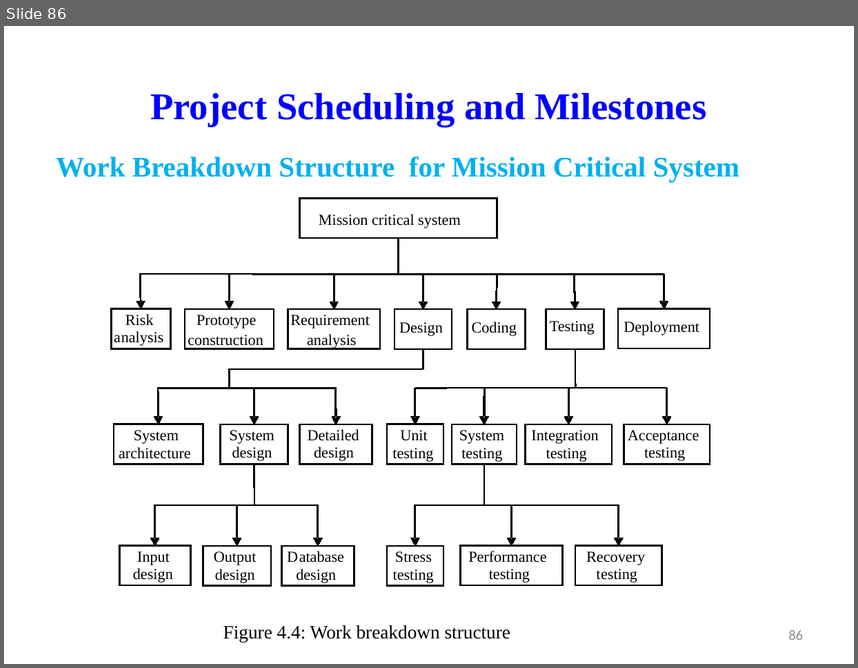
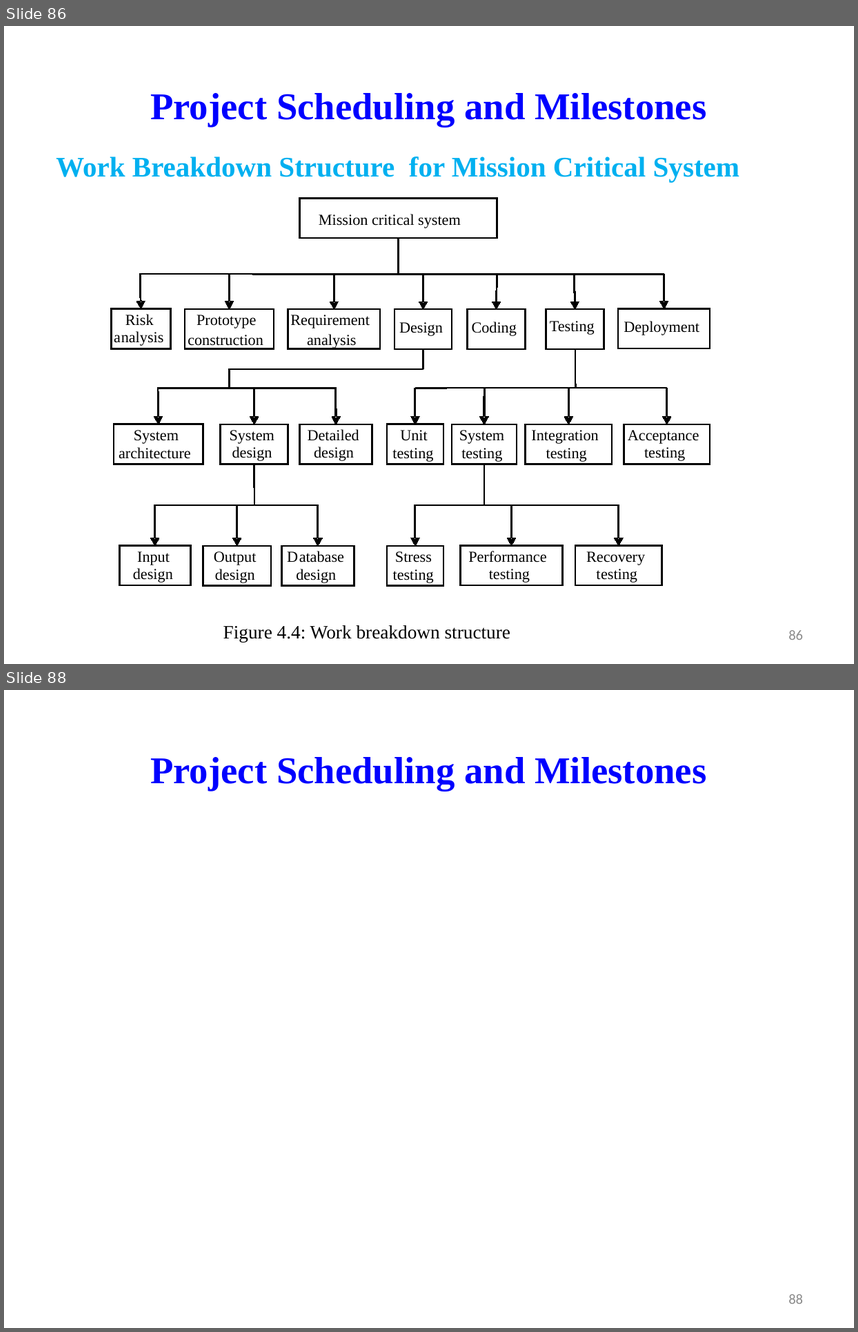
Before and after one commit to rohitbhure65/MTECH, a slide deck: MTECH NOTES AND PPT/Information System Design/L5- Project Planning and Estimation.pptx. Shown one above the other, each under a label of ours: slide 86 before the commit, slides 86 and 88 after it; the slides between them are not shown. The pictures are 858x668 and 858x1332 pixels, drawn with LibreOffice and Linux fonts; fonts in the diff are those of the drawing; grey boxes stand for pictures. Boxes give left, top, right and bottom in pixels: in the first picture for what was removed or moved away, otherwise in the second. Text is boxed around its words. In the diff, an @@ line names an element or a change of style, - is before the commit and + after.

```diff
--- a/MTECH NOTES AND PPT/Information System Design/L5- Project Planning and Estimation.pptx
+++ b/MTECH NOTES AND PPT/Information System Design/L5- Project Planning and Estimation.pptx
@@ slide 88 added at bbox=[4, 690, 854, 1328], background #FFFFFF @@
@@ title added at bbox=[150, 757, 706, 791], 32 pt, text #0000FF, bold @@
+Project Scheduling and Milestones
@@ page number added at bbox=[789, 1294, 803, 1303], 12 pt, text #8C8C8C @@
+88
```
Also in this commit, not shown: 6 slides changed, 2 other slides added, 5 other files.
